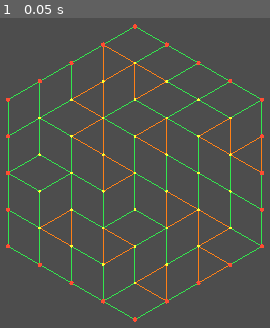
Above: before the commit, frame 1.
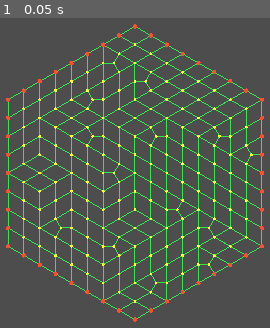
Above: after the commit, the same moment.

Repository: lucasbiancogs/map_generation
Game: Godot game, scene res://scenes/main.tscn
Two runs of this game, one before a commit and one after it. Both use one fixed random seed, a clock stepped at 60 frames per second and the inputs below.
Inputs:
- Up to frame 1 (0.05 s): no input

The runs differ from the first frame. In frame 1, 6.0% of the frame differs, in the area x 2-98%, y 4-96%.

Commit message:
Add Step 4 (subdivide quads and triangles into smaller quads)
Each merged quad splits into 4 smaller quads and each unmergeable
triangle into 3 smaller quads via shared edge midpoints. Visualization
now renders the subdivided grid.

Diff:
--- a/scripts/organic_grid.gd
+++ b/scripts/organic_grid.gd
@@ -17,12 +17,17 @@
 var quads: Array[PackedInt32Array] = []
 ## Triangles that couldn't be merged (indices into the triangles list).
 var unmergeable_triangle_indices: Array[int] = []
+## Subdivided grid (final output of the subdivision step).
+var subdivided_points: Array[Vector3] = []
+var subdivided_is_outer_edge: Array[bool] = []
+var subdivided_quads: Array[PackedInt32Array] = []
 
 
 func _ready() -> void:
 	generate_hex_grid_points()
 	construct_triangles()
 	merge_triangles_into_quads()
+	subdivide_grid()
 	_build_visualization()
 
 
@@ -259,46 +264,114 @@
 
 
 # ===========================================================================
+# Step 4 — Subdivide quads and remaining triangles into smaller quads
+# ===========================================================================
+
+func subdivide_grid() -> void:
+	# Start with a copy of the original points.
+	subdivided_points = points.duplicate()
+	subdivided_is_outer_edge = is_outer_edge.duplicate()
+	subdivided_quads.clear()
+
+	# Dictionary to prevent duplicate edge midpoints.
+	# Key: packed pair of point indices -> midpoint index.
+	var edge_midpoints: Dictionary = {}
+
+	# Subdivide each quad into 4 smaller quads.
+	for quad in quads:
+		var center := _quad_center(quad)
+		var center_idx: int = subdivided_points.size()
+		subdivided_points.append(center)
+		subdivided_is_outer_edge.append(false)
+
+		var vert_indices := PackedInt32Array([quad[0], quad[1], quad[2], quad[3]])
+		_subdivide_shape(vert_indices, center_idx, edge_midpoints)
+
+	# Subdivide each unmergeable triangle into 3 smaller quads.
+	for tri_idx in unmergeable_triangle_indices:
+		var v := _get_tri_vertices(tri_idx)
+		var p0 := subdivided_points[v[0]]
+		var p1 := subdivided_points[v[1]]
+		var p2 := subdivided_points[v[2]]
+
+		var center := (p0 + p1 + p2) / 3.0
+		var center_idx: int = subdivided_points.size()
+		subdivided_points.append(center)
+		subdivided_is_outer_edge.append(false)
+
+		_subdivide_shape(v, center_idx, edge_midpoints)
+
+
+func _quad_center(quad: PackedInt32Array) -> Vector3:
+	return (subdivided_points[quad[0]] + subdivided_points[quad[1]]
+		+ subdivided_points[quad[2]] + subdivided_points[quad[3]]) * 0.25
+
+
+## Subdivides a shape (3 or 4 vertices) around a center point into quads.
+## For each edge, creates a midpoint (or reuses an existing one), then forms
+## a quad: center, mid_i, vertex_(i+1), mid_(i+1).
+func _subdivide_shape(vert_indices: PackedInt32Array, center_idx: int,
+		edge_midpoints: Dictionary) -> void:
+	var count: int = vert_indices.size()
+	var mid_indices := PackedInt32Array()
+	mid_indices.resize(count)
+
+	# Create or reuse edge midpoints.
+	for i in range(count):
+		var idx_a: int = vert_indices[i]
+		var idx_b: int = vert_indices[(i + 1) % count]
+
+		# Canonical key: smaller index first.
+		var key_lo: int = mini(idx_a, idx_b)
+		var key_hi: int = maxi(idx_a, idx_b)
+		var key: int = (key_hi << 16) | key_lo
+
+		if edge_midpoints.has(key):
+			mid_indices[i] = edge_midpoints[key]
+		else:
+			var mid_pos := (subdivided_points[idx_a] + subdivided_points[idx_b]) * 0.5
+			var mid_outer: bool = subdivided_is_outer_edge[idx_a] and subdivided_is_outer_edge[idx_b]
+			var mid_idx: int = subdivided_points.size()
+			subdivided_points.append(mid_pos)
+			subdivided_is_outer_edge.append(mid_outer)
+			edge_midpoints[key] = mid_idx
+			mid_indices[i] = mid_idx
+
+	# Create one quad per edge: center, mid[i], vertex[i+1], mid[i+1].
+	for i in range(count):
+		var next_i: int = (i + 1) % count
+		subdivided_quads.append(PackedInt32Array([
+			center_idx,
+			mid_indices[i],
+			vert_indices[next_i],
+			mid_indices[next_i]
+		]))
+
+
+# ===========================================================================
 # Visualization — draw grid as wireframe + point markers
 # ===========================================================================
 
 func _build_visualization() -> void:
-	_build_quad_wireframe()
-	_build_unmergeable_tri_wireframe()
+	_build_subdivided_wireframe()
 	_build_point_markers()
 
 
-## Draws quad edges as lines (green).
-func _build_quad_wireframe() -> void:
+## Draws subdivided quad edges as lines.
+func _build_subdivided_wireframe() -> void:
 	var lines := PackedVector3Array()
 
-	for quad in quads:
-		var p0: Vector3 = points[quad[0]]
-		var p1: Vector3 = points[quad[1]]
-		var p2: Vector3 = points[quad[2]]
-		var p3: Vector3 = points[quad[3]]
+	for quad in subdivided_quads:
+		var p0: Vector3 = subdivided_points[quad[0]]
+		var p1: Vector3 = subdivided_points[quad[1]]
+		var p2: Vector3 = subdivided_points[quad[2]]
+		var p3: Vector3 = subdivided_points[quad[3]]
 		lines.append(p0); lines.append(p1)
 		lines.append(p1); lines.append(p2)
 		lines.append(p2); lines.append(p3)
 		lines.append(p3); lines.append(p0)
 
 	_add_line_mesh(lines, Color(0.2, 0.9, 0.3))
-
-
-## Draws unmergeable triangle edges as lines (orange).
-func _build_unmergeable_tri_wireframe() -> void:
-	var lines := PackedVector3Array()
-
-	for tri_idx in unmergeable_triangle_indices:
-		var v := _get_tri_vertices(tri_idx)
-		var p0: Vector3 = points[v[0]]
-		var p1: Vector3 = points[v[1]]
-		var p2: Vector3 = points[v[2]]
-		lines.append(p0); lines.append(p1)
-		lines.append(p1); lines.append(p2)
-		lines.append(p2); lines.append(p0)
-
-	_add_line_mesh(lines, Color(1.0, 0.5, 0.1))
 
 
 func _add_line_mesh(lines: PackedVector3Array, color: Color) -> void:
@@ -323,15 +396,14 @@
 
 ## Draws small spheres at each grid point. Outer-edge points are colored differently.
 func _build_point_markers() -> void:
-	# We use two MultiMeshInstance3D: one for interior, one for outer-edge.
 	var inner_positions: PackedVector3Array = PackedVector3Array()
 	var outer_positions: PackedVector3Array = PackedVector3Array()
 
-	for i in range(points.size()):
-		if is_outer_edge[i]:
-			outer_positions.append(points[i])
+	for i in range(subdivided_points.size()):
+		if subdivided_is_outer_edge[i]:
+			outer_positions.append(subdivided_points[i])
 		else:
-			inner_positions.append(points[i])
+			inner_positions.append(subdivided_points[i])
 
 	_create_point_cloud(inner_positions, Color(1.0, 1.0, 0.2), 0.04)
 	_create_point_cloud(outer_positions, Color(1.0, 0.3, 0.2), 0.06)
Not shown: 1 places in scenes/main.tscn that only renumber resources
Not shown, added: scripts/organic_grid.gd.uid
Not shown, changed: IMPLEMENTATION.md
